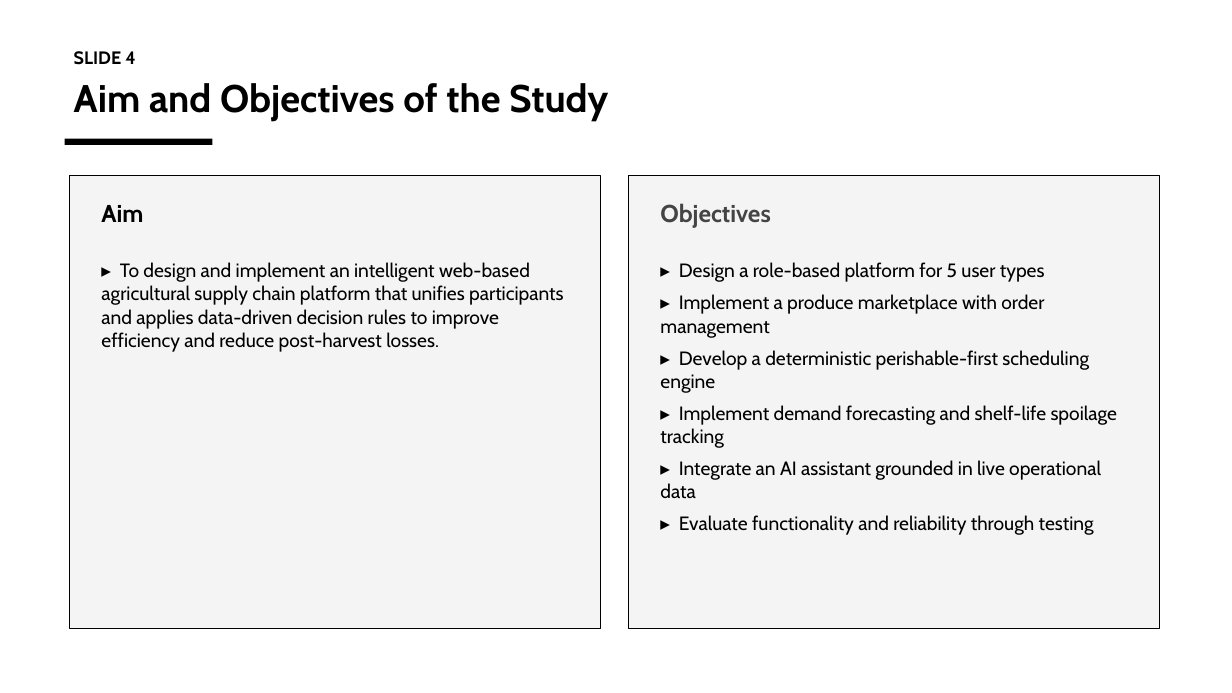
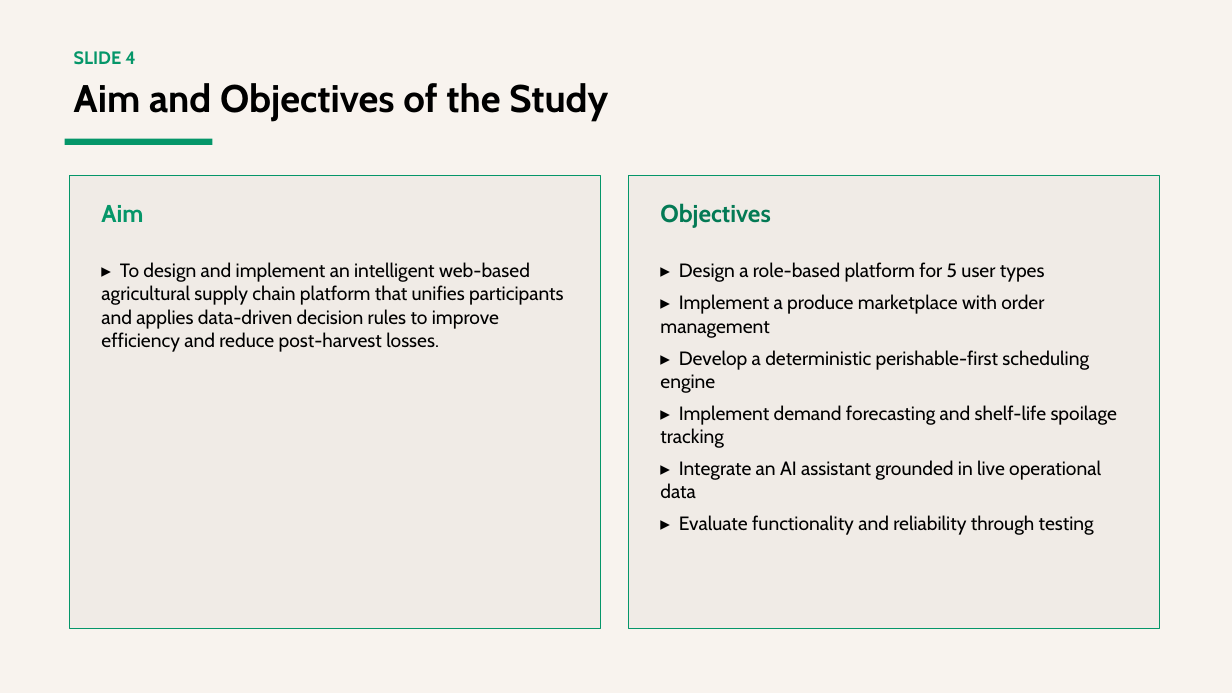
Before and after one commit to charlesfame33-web/IDS, a slide deck: slide 4 of AgriFlow_AI_Defence_Slides.pptx. Drawn at 1232x693 pixels with LibreOffice and Linux fonts; fonts in the diff are those of the drawing. Boxes give left, top, right and bottom in pixels: in the first picture for what was removed or moved away, otherwise in the second. Text is boxed around its words. In the diff, an @@ line names an element or a change of style, - is before the commit and + after.

Commit message:
feat: agriflow screenshots, plain + illustrated report and slides (warm cream/green theme)

```diff
--- a/AgriFlow_AI_Defence_Slides.pptx
+++ b/AgriFlow_AI_Defence_Slides.pptx
@@ background #FFFFFF to #F8F3EE @@
@@ text "SLIDE 4" at box(74, 51, 135, 65): text colour #000000 to #059669 @@
@@ rectangle at box(65, 139, 213, 145): fill #000000 to #059669 @@
@@ rectangle at box(69, 176, 601, 628): fill #F4F4F4 to #F0EBE6; outline #000000 1 pt to #059669 1 pt @@
@@ rectangle at box(628, 176, 1160, 628): fill #F4F4F4 to #F0EBE6; outline #000000 1 pt to #059669 1 pt @@
@@ text "Aim" at box(101, 205, 143, 222): text colour #000000 to #059669 @@
@@ text "Objectives" at box(660, 203, 770, 228): text colour #444444 to #047A55 @@
```
Also in this commit, not shown: 11 other slides changed, 19 other files.
